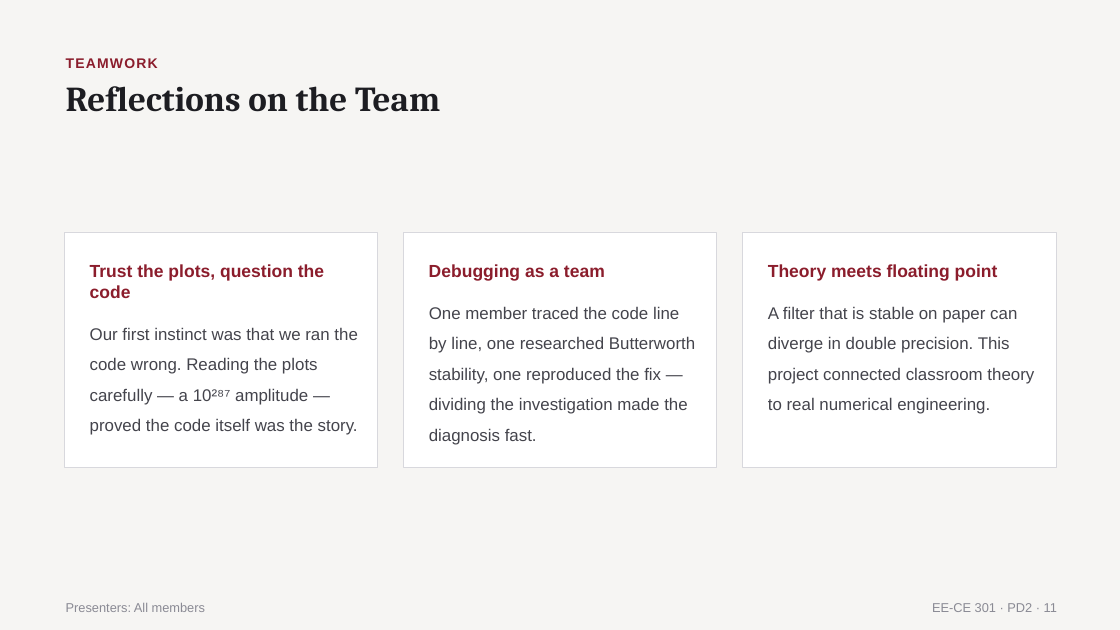
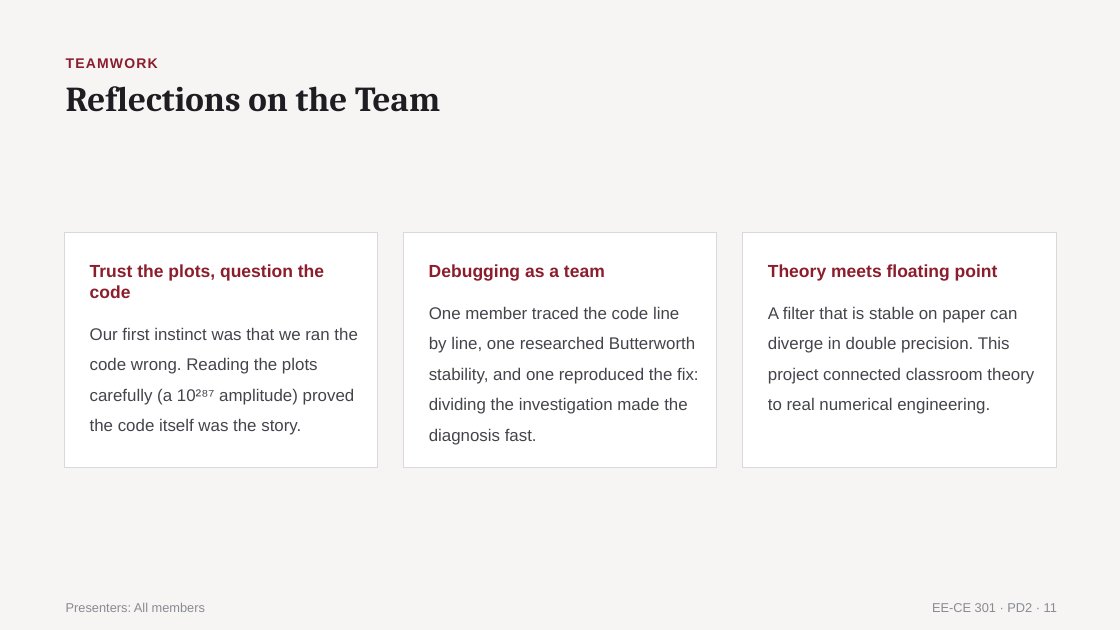
Before and after one commit to Nauseouswave/CODED, a slide deck: slide 11 of matlab/audio-analysis/PD2_SectionM1_Group1.pptx. Drawn at 1120x630 pixels with LibreOffice and Linux fonts; fonts in the diff are those of the drawing. Boxes give left, top, right and bottom in pixels: in the first picture for what was removed or moved away, otherwise in the second. Text is boxed around its words. In the diff, an @@ line names an element or a change of style, - is before the commit and + after.

```diff
--- a/matlab/audio-analysis/PD2_SectionM1_Group1.pptx
+++ b/matlab/audio-analysis/PD2_SectionM1_Group1.pptx
@@ text at [90,327,357,435]: text changed @@
-Our first instinct was that we ran the code wrong. Reading the plots carefully — a 10²⁸⁷ amplitude — proved the code itself was the story.
+Our first instinct was that we ran the code wrong. Reading the plots carefully (a 10²⁸⁷ amplitude) proved the code itself was the story.
@@ text at [429,306,699,445]: text changed @@
-One member traced the code line by line, one researched Butterworth stability, one reproduced the fix — dividing the investigation made the diagnosis fast.
+One member traced the code line by line, one researched Butterworth stability, and one reproduced the fix: dividing the investigation made the diagnosis fast.
```
Also in this commit, not shown: 10 other slides changed.
